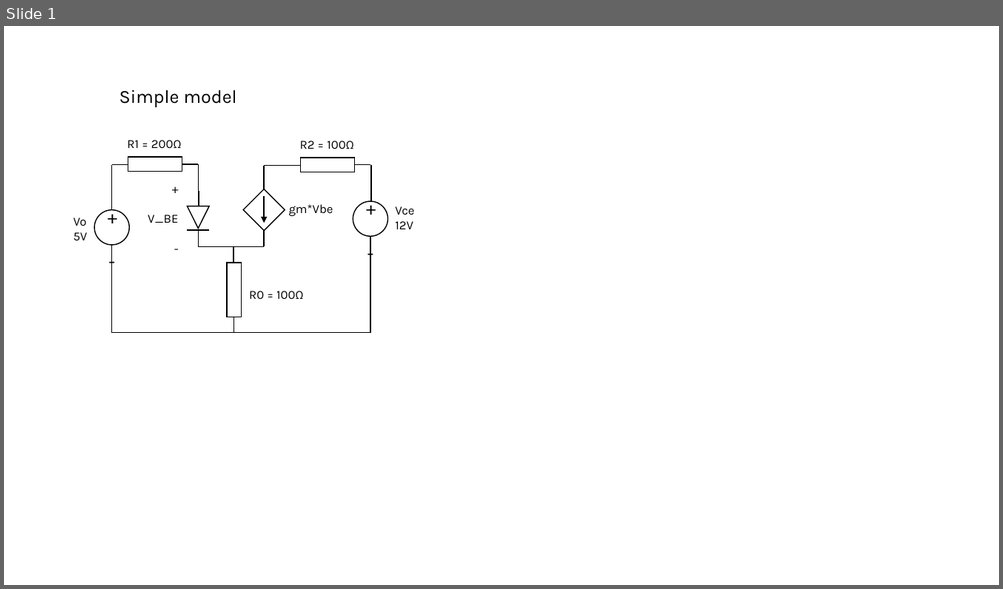
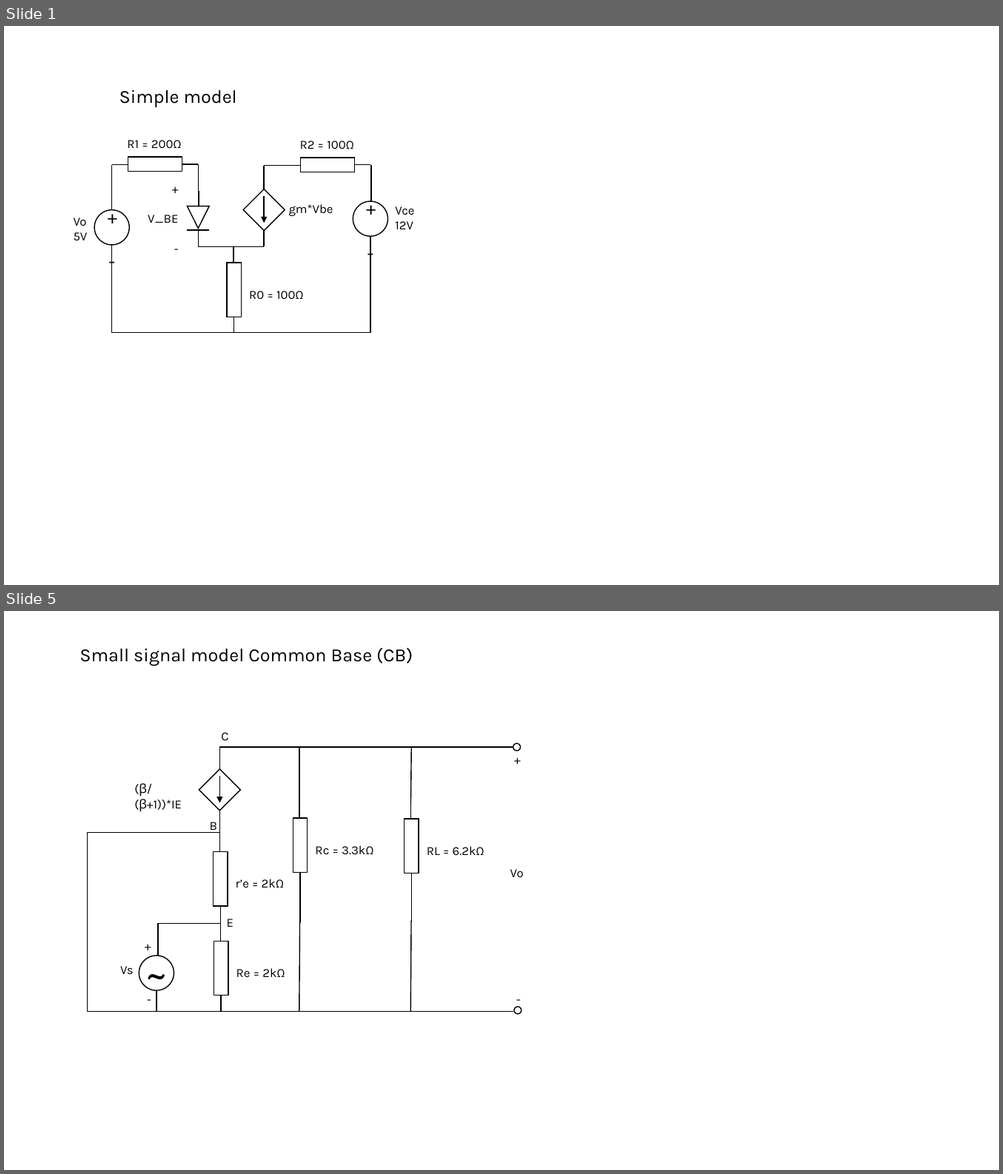
Before and after one commit to MhawnSendes/ESD4-412-Opgaveregning, a slide deck: Analog elektronik/examPrep/BJT/Diagrams_BJT.pptx. Shown one above the other, each under a label of ours: slide 1 before the commit, slides 1 and 5 after it; the slides between them are not shown. The pictures are 1003x589 and 1003x1174 pixels, drawn with LibreOffice and Linux fonts; fonts in the diff are those of the drawing. Boxes give left, top, right and bottom in pixels: in the first picture for what was removed or moved away, otherwise in the second. Text is boxed around its words. In the diff, an @@ line names an element or a change of style, - is before the commit and + after.

Commit message:
Added small signal models for common collector and common base BJT designs

```diff
--- a/Analog elektronik/examPrep/BJT/Diagrams_BJT.pptx
+++ b/Analog elektronik/examPrep/BJT/Diagrams_BJT.pptx
@@ slide 5 added at [4,611,999,1170], background #FFFFFF @@
@@ title added at [79,648,412,667], 18 pt, text #000000 @@
+Small signal model Common Base (CB)
@@ text added at [221,732,228,741], 12 pt, text #000000 @@
+C
@@ ellipse added at [513,743,521,752], outline #000000 1 pt @@
@@ line added from (219, 748) to (513, 748), #000000 1 pt @@
@@ line added from (299, 748) to (299, 803), #000000 1 pt @@
@@ line added from (412, 748) to (410, 804), #000000 1 pt @@
@@ text added at [507,749,528,771], 12 pt, text #000000 @@
++
@@ text added at [134,783,182,812], 12 pt, text #000000 @@
+(β/(β+1))*IE
@@ line added from (88, 832) to (219, 832), #000000 1 pt @@
@@ line added from (88, 832) to (88, 1011), #000000 1 pt @@
@@ text added at [210,822,217,833], 12 pt, text #000000 @@
+B
@@ group added at [199,748,240,833]: 2 lines, 1 rectangle, 1 arrow @@
@@ group added at [293,802,373,889]: 2 lines, 1 rectangle, 1 text @@
+Rc = 3.3kΩ
@@ group added at [404,803,484,889]: 2 lines, 1 rectangle, 1 text @@
+RL = 6.2kΩ
@@ text added at [510,869,523,877], 12 pt, text #000000 @@
+Vo
@@ group added at [213,832,284,922]: 2 lines, 1 rectangle, 1 text @@
+r’e = 2kΩ
@@ line added from (300, 888) to (300, 923), #000000 1 pt @@
@@ line added from (412, 889) to (412, 923), #000000 1 pt @@
@@ text added at [227,919,233,927], 12 pt, text #000000 @@
+E
@@ line added from (299, 921) to (299, 1011), #000000 1 pt @@
@@ line added from (412, 920) to (410, 1011), #000000 1 pt @@
@@ line added from (159, 923) to (220, 923), #000000 1 pt @@
@@ group added at [213,922,284,1011]: 2 lines, 1 rectangle, 1 text @@
+Re = 2kΩ
@@ text added at [509,988,529,1010], 12 pt, text #000000 @@
+-
@@ group added at [120,923,174,1011]: 4 texts, 2 lines, 1 ellipse @@
+Vs
+~
++
+-
@@ ellipse added at [515,1007,522,1014], outline #000000 1 pt @@
@@ line added from (88, 1011) to (513, 1011), #000000 1 pt @@
```
Also in this commit, not shown: 3 slides changed, 1 other slide added, 1 slide removed.
